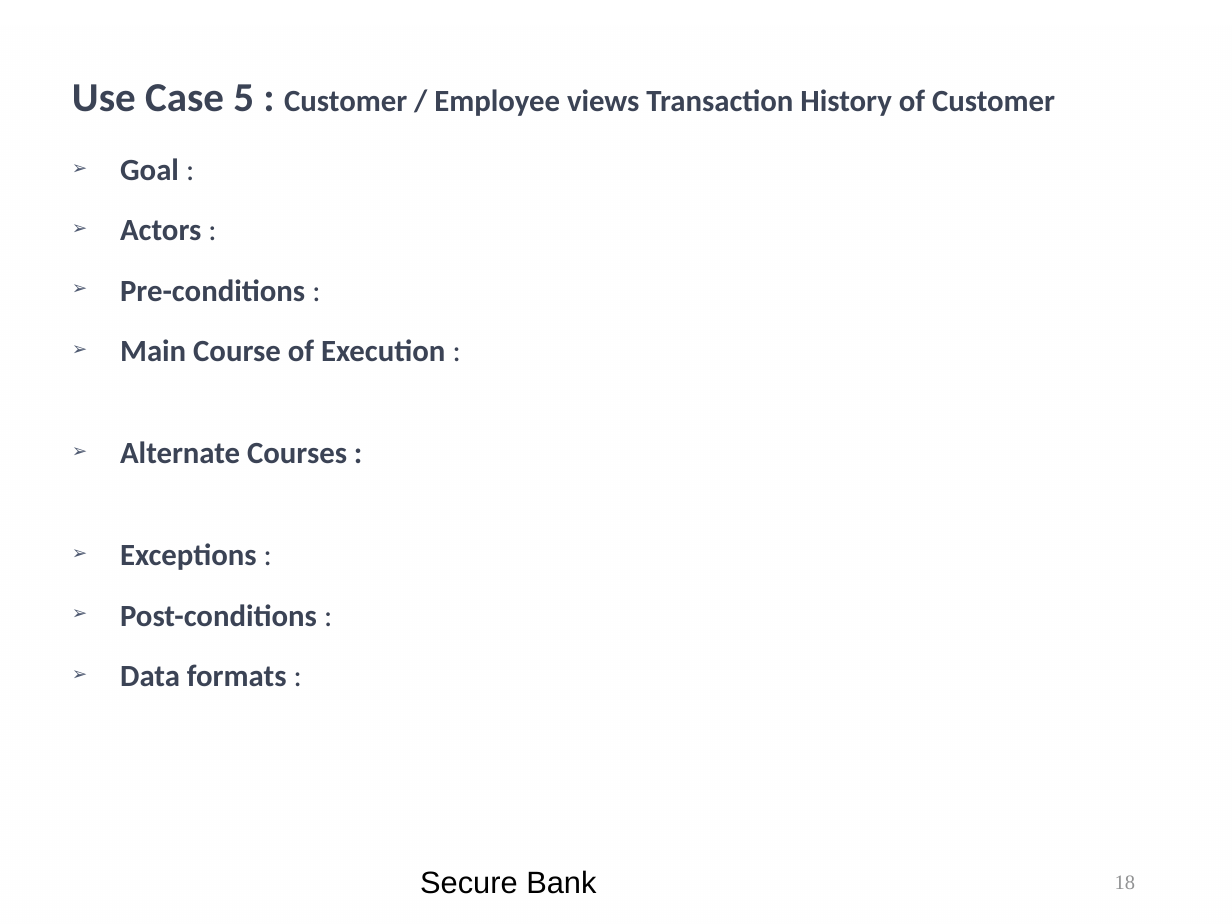
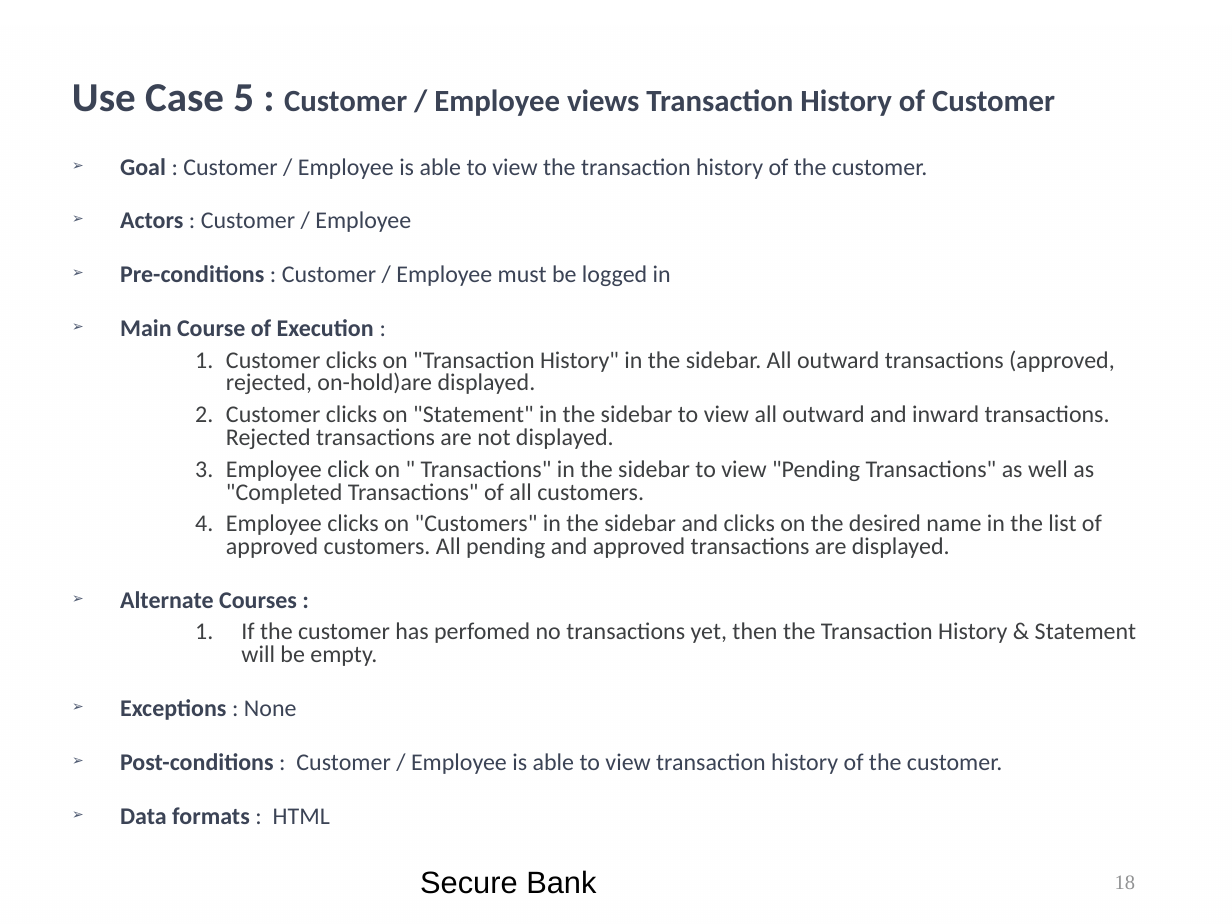
Before and after one commit to kwuerl/secure-coding-team-8, a slide deck: slide 18 of presentations/Phase3.ppt. Drawn at 1232x924 pixels with LibreOffice and Linux fonts; fonts in the diff are those of the drawing; background and template pictures are left out. Boxes give left, top, right and bottom in pixels: in the first picture for what was removed or moved away, otherwise in the second. Text is boxed around its words. In the diff, an @@ line names an element or a change of style, - is before the commit and + after.

```diff
--- a/presentations/Phase3.ppt
+++ b/presentations/Phase3.ppt
@@ text at box(120, 158, 927, 286): text changed; size 18 to 14 pt; bold off @@
-➢ Goal :
-➢ Actors :
-➢ Pre-conditions :
+➢ Goal : Customer / Employee is able to view the transaction history of the customer.
+➢ Actors : Customer / Employee
+➢ Pre-conditions : Customer / Employee must be logged in
@@ text at box(120, 319, 374, 608): size 18 to 14 pt in "Main Course of Execution :", "Alternate Courses :" @@
@@ text at box(226, 351, 1115, 558): paragraphs added @@
+    1. Customer clicks on "Transaction History" in the sidebar. All outward transactions (approved, rejected, on-hold)are displayed.
+    2. Customer clicks on "Statement" in the sidebar to view all outward and inward transactions. Rejected transactions are not displayed.
+    3. Employee click on " Transactions" in the sidebar to view "Pending Transactions" as well as "Completed Transactions" of all customers.
+    4. Employee clicks on "Customers" in the sidebar and clicks on the desired name in the list of approved customers. All pending and approved transactions are displayed.
@@ text at box(120, 622, 1136, 824): text changed; size 18 to 14 pt; bold off @@
-➢ Exceptions :
-➢ Post-conditions :
-➢ Data formats :
+    1. If the customer has perfomed no transactions yet, then the Transaction History & Statement will be empty.
+➢ Exceptions : None
+➢ Post-conditions : Customer / Employee is able to view transaction history of the customer.
+➢ Data formats : HTML
```
Also in this commit, not shown: 11 other slides changed, 1 slide added.
